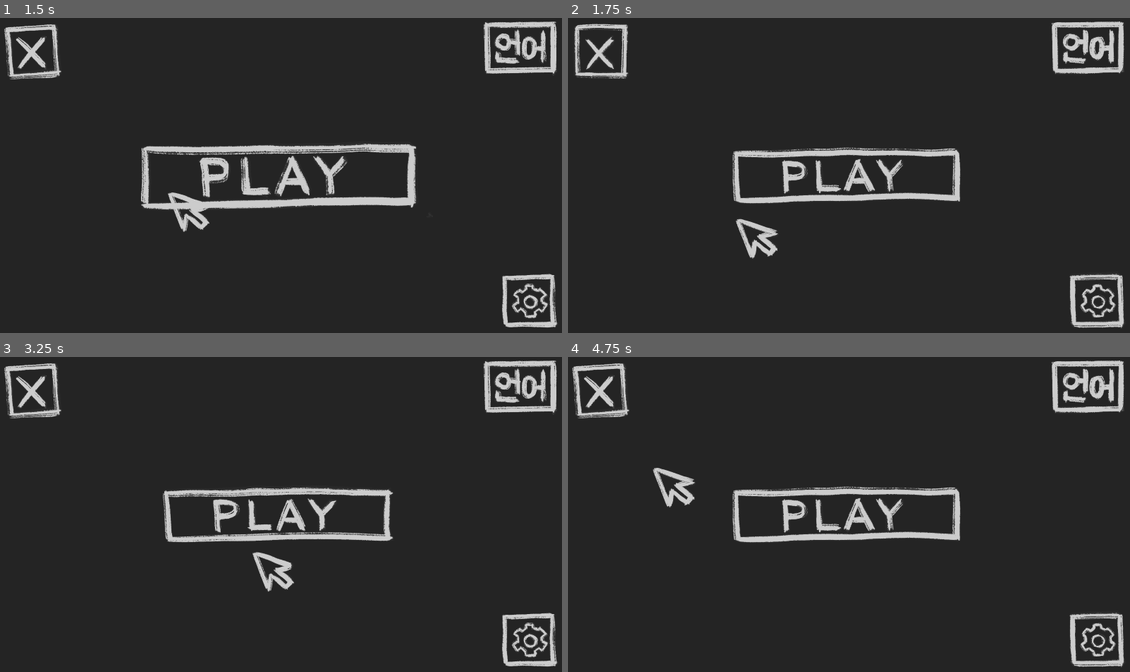
Above: before the commit, frames 1-4 (two rows, left to right).
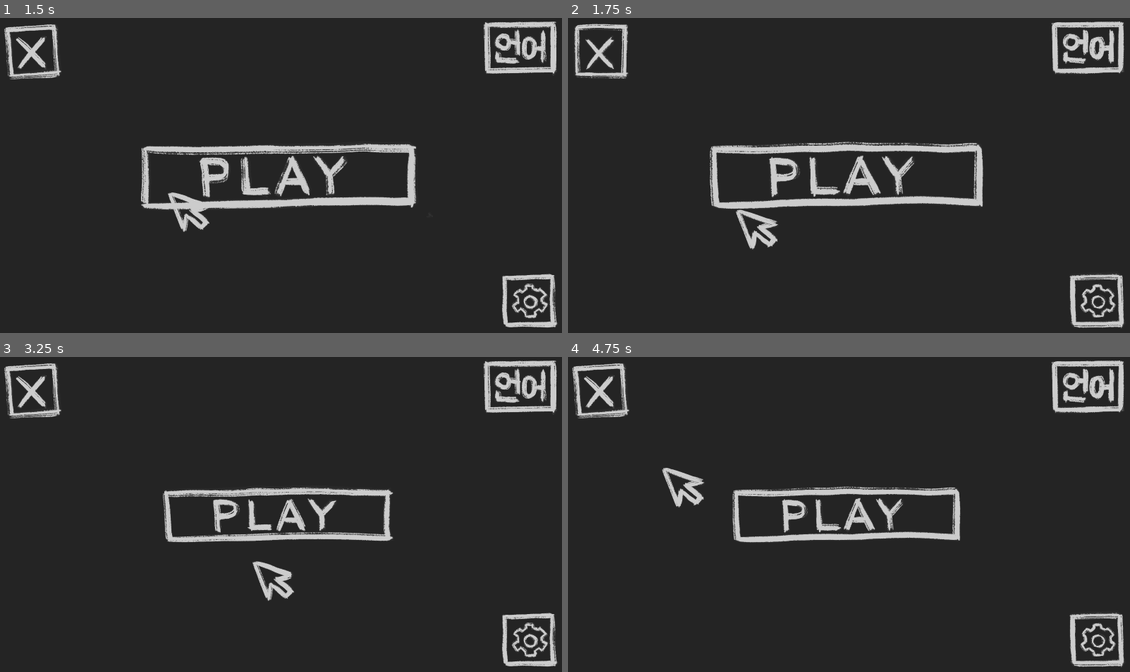
Above: after the commit, the same moments.

Repository: Floxicek/TurnMeOn-PGJ
Game: Godot game, scene res://scenes/test_tonda.tscn
The game is run twice, just before and just after one commit, with the same random seed, the same clock (stepped at 60 frames per second) and the same inputs. This scene is started directly instead of the project's main scene.
Inputs (mouse positions are in pixels of both pictures, inside the frame that each line leads up to):
- Up to frame 1 (1.5 s): move the mouse to (404, 159) at 0.52 s; hold D (RIGHT) 0.53-1.28 s; tap K (START_KEYBOARD_CONTROL) at 0.6 s; click (404, 159) at 0.8 s; move the mouse to (168, 191) at 1.27 s; hold S (DOWN) from 1.28 s (still down); click (168, 191) at 1.35 s
- Up to frame 2 (1.75 s): keep holding S (DOWN); tap K (START_KEYBOARD_CONTROL) at 1.55 s
- Up to frame 3 (3.25 s): move the mouse to (337, 445) at 2.02 s; release S (DOWN) at 2.03 s; hold D (RIGHT) 2.03-2.78 s; tap K (START_KEYBOARD_CONTROL) at 2.1, 3.05 s; click (337, 445) at 2.3 s; move the mouse to (252, 580) at 2.77 s; hold W (UP) from 2.78 s (still down); click (252, 580) at 2.85 s
- Up to frame 4 (4.75 s): move the mouse to (1017, 564) at 3.52 s; release W (UP) at 3.53 s; hold A (LEFT) from 3.53 s (still down); tap K (START_KEYBOARD_CONTROL) at 3.6, 4.55 s; click (1017, 564) at 3.8 s; move the mouse to (680, 467) at 4.27 s; click (680, 467) at 4.35 s

Frame 1 is identical in both runs. In frame 2, 5.7% of the frame differs, in the area x 25-74%, y 39-77%; in frame 3, 0.6%; in frame 4, 0.6%.

Commit message:
Improve buttons and create 2 levels

Diff:
--- a/project.godot
+++ b/project.godot
@@ -11,7 +11,7 @@
 [application]
 
 config/name="TurnMeOn"
-run/main_scene="res://scenes/test_david.tscn"
+run/main_scene="res://scenes/levels/level1.tscn"
 config/features=PackedStringArray("4.3", "GL Compatibility")
 config/icon="res://icon.svg"
 
@@ -24,6 +24,10 @@
 window/size/viewport_width=2560
 window/size/viewport_height=1440
 window/stretch/mode="viewport"
+
+[global_group]
+
+Button=""
 
 [input]
 
@@ -52,6 +56,12 @@
 "events": [Object(InputEventKey,"resource_local_to_scene":false,"resource_name":"","device":-1,"window_id":0,"alt_press …(192 unchanged characters)…
 ]
 }
+click={
+"deadzone": 0.5,
+"events": [Object(InputEventMouseButton,"resource_local_to_scene":false,"resource_name":"","device":-1,"window_id":0,"alt_pressed":false,"shift_pressed":false,"ctrl_pressed":false,"meta_pressed":false,"button_mask":1,"position":Vector2(263, 18),"global_position":Vector2(272, 60),"factor":1.0,"button_index":1,"canceled":false,"pressed":true,"double_click":false,"script":null)
+, Object(InputEventKey,"resource_local_to_scene":false,"resource_name":"","device":-1,"window_id":0,"alt_pressed":false,"shift_pressed":false,"ctrl_pressed":false,"meta_pressed":false,"pressed":false,"keycode":0,"physical_keycode":32,"key_label":0,"unicode":32,"location":0,"echo":false,"script":null)
+]
+}
 
 [rendering]
 
--- a/scenes/buttons/escape_button.tscn
+++ b/scenes/buttons/escape_button.tscn
@@ -5,9 +5,6 @@
 [ext_resource type="Texture2D" uid="uid://b1l3ux3yt747s" path="res://import_pngs/escape_button/IMG_2241.PNG" id="3_rt02j"]
 [ext_resource type="Texture2D" uid="uid://cxaptvjbtihlv" path="res://import_pngs/escape_button/IMG_2242.PNG" id="4_h7js8"]
 [ext_resource type="Texture2D" uid="uid://gf3hsglx3o3u" path="res://import_pngs/escape_button/IMG_2243.PNG" id="5_8xavi"]
-
-[sub_resource type="RectangleShape2D" id="RectangleShape2D_88n0f"]
-size = Vector2(228, 232)
 
 [sub_resource type="SpriteFrames" id="SpriteFrames_115l6"]
 animations = [{
@@ -29,14 +26,12 @@
 "speed": 5.0
 }]
 
-[node name="Node2D" type="Node2D"]
+[sub_resource type="RectangleShape2D" id="RectangleShape2D_88n0f"]
+size = Vector2(228, 232)
+
+[node name="EscapeButton" type="Area2D" groups=["Button"]]
 position = Vector2(144, 152)
 script = ExtResource("1_3vhhv")
-
-[node name="Area2D" type="Area2D" parent="."]
-
-[node name="CollisionShape2D" type="CollisionShape2D" parent="Area2D"]
-shape = SubResource("RectangleShape2D_88n0f")
 
 [node name="AnimatedSprite2D" type="AnimatedSprite2D" parent="."]
 position = Vector2(1109, 535)
@@ -44,5 +39,8 @@
 frame = 1
 frame_progress = 0.503897
 
-[connection signal="area_entered" from="Area2D" to="." method="_on_area_2d_area_entered"]
-[connection signal="area_exited" from="Area2D" to="." method="_on_area_2d_area_exited"]
+[node name="CollisionShape2D" type="CollisionShape2D" parent="."]
+shape = SubResource("RectangleShape2D_88n0f")
+
+[connection signal="area_entered" from="." to="." method="_on_area_entered"]
+[connection signal="area_exited" from="." to="." method="_on_area_exited"]
--- a/scenes/buttons/language_btn_korean.tscn
+++ b/scenes/buttons/language_btn_korean.tscn
@@ -25,7 +25,7 @@
 [sub_resource type="RectangleShape2D" id="RectangleShape2D_jc4yk"]
 size = Vector2(325, 228)
 
-[node name="LanguageBtnKorean" type="Node2D"]
+[node name="LanguageBtnKorean" type="Area2D" groups=["Button"]]
 script = ExtResource("1_tgokk")
 
 [node name="AnimatedSprite2D" type="AnimatedSprite2D" parent="."]
@@ -33,10 +33,8 @@
 sprite_frames = SubResource("SpriteFrames_3pt3y")
 frame_progress = 0.174294
 
-[node name="Area2D" type="Area2D" parent="."]
-
-[node name="CollisionShape2D" type="CollisionShape2D" parent="Area2D"]
+[node name="CollisionShape2D" type="CollisionShape2D" parent="."]
 shape = SubResource("RectangleShape2D_jc4yk")
 
-[connection signal="area_entered" from="Area2D" to="." method="_on_area_2d_area_entered"]
-[connection signal="area_exited" from="Area2D" to="." method="_on_area_2d_area_exited"]
+[connection signal="area_entered" from="." to="." method="_on_area_entered"]
+[connection signal="area_exited" from="." to="." method="_on_area_exited"]
--- a/scenes/buttons/mute_button.tscn
+++ b/scenes/buttons/mute_button.tscn
@@ -42,7 +42,7 @@
 [sub_resource type="RectangleShape2D" id="RectangleShape2D_2a11u"]
 size = Vector2(231, 236)
 
-[node name="MuteButton" type="Node2D"]
+[node name="MuteButton" type="Area2D" groups=["Button"]]
 script = ExtResource("1_tsddd")
 
 [node name="AnimatedSprite2D" type="AnimatedSprite2D" parent="."]
@@ -50,10 +50,8 @@
 sprite_frames = SubResource("SpriteFrames_xp4ok")
 animation = &"on_state"
 
-[node name="Area2D" type="Area2D" parent="."]
-
-[node name="CollisionShape2D" type="CollisionShape2D" parent="Area2D"]
+[node name="CollisionShape2D" type="CollisionShape2D" parent="."]
 shape = SubResource("RectangleShape2D_2a11u")
 
-[connection signal="area_entered" from="Area2D" to="." method="_on_area_2d_area_entered"]
-[connection signal="area_exited" from="Area2D" to="." method="_on_area_2d_area_exited"]
+[connection signal="area_entered" from="." to="." method="_on_area_entered"]
+[connection signal="area_exited" from="." to="." method="_on_area_exited"]
--- a/scenes/buttons/play_btn_korean.tscn
+++ b/scenes/buttons/play_btn_korean.tscn
@@ -25,17 +25,15 @@
 [sub_resource type="RectangleShape2D" id="RectangleShape2D_ytxjh"]
 size = Vector2(1025, 228)
 
-[node name="PlayBtnKorean" type="Node2D"]
+[node name="PlayBtnKorean" type="Area2D" groups=["Button"]]
 script = ExtResource("1_otcv8")
 
 [node name="AnimatedSprite2D" type="AnimatedSprite2D" parent="."]
 position = Vector2(-6, 287)
 sprite_frames = SubResource("SpriteFrames_5vym1")
 
-[node name="Area2D" type="Area2D" parent="."]
-
-[node name="CollisionShape2D" type="CollisionShape2D" parent="Area2D"]
+[node name="CollisionShape2D" type="CollisionShape2D" parent="."]
 shape = SubResource("RectangleShape2D_ytxjh")
 
-[connection signal="area_entered" from="Area2D" to="." method="_on_area_2d_area_entered"]
-[connection signal="area_exited" from="Area2D" to="." method="_on_area_2d_area_exited"]
+[connection signal="area_entered" from="." to="." method="_on_area_entered"]
+[connection signal="area_exited" from="." to="." method="_on_area_exited"]
--- a/scenes/buttons/play_button.tscn
+++ b/scenes/buttons/play_button.tscn
@@ -33,17 +33,15 @@
 [sub_resource type="RectangleShape2D" id="RectangleShape2D_iuhb0"]
 size = Vector2(1026, 233)
 
-[node name="PlayButton" type="Node2D"]
+[node name="PlayButton" type="Area2D" groups=["Button"]]
 script = ExtResource("1_plwsj")
 
 [node name="AnimatedSprite2D" type="AnimatedSprite2D" parent="."]
 position = Vector2(-4, 284)
 sprite_frames = SubResource("SpriteFrames_idptj")
 
-[node name="Area2D" type="Area2D" parent="."]
-
-[node name="CollisionShape2D" type="CollisionShape2D" parent="Area2D"]
+[node name="CollisionShape2D" type="CollisionShape2D" parent="."]
 shape = SubResource("RectangleShape2D_iuhb0")
 
-[connection signal="area_entered" from="Area2D" to="." method="_on_area_2d_area_entered"]
-[connection signal="area_exited" from="Area2D" to="." method="_on_area_2d_area_exited"]
+[connection signal="area_entered" from="." to="." method="_on_area_entered"]
+[connection signal="area_exited" from="." to="." method="_on_area_exited"]
--- a/scenes/buttons/settings_button.tscn
+++ b/scenes/buttons/settings_button.tscn
@@ -25,7 +25,7 @@
 [sub_resource type="RectangleShape2D" id="RectangleShape2D_hwcgt"]
 size = Vector2(234.75, 233)
 
-[node name="SettingsButton" type="Node2D"]
+[node name="SettingsButton" type="Area2D" groups=["Button"]]
 script = ExtResource("1_mc8bv")
 
 [node name="AnimatedSprite2D" type="AnimatedSprite2D" parent="."]
@@ -33,10 +33,8 @@
 sprite_frames = SubResource("SpriteFrames_b5108")
 frame_progress = 0.837495
 
-[node name="Area2D" type="Area2D" parent="."]
-
-[node name="CollisionShape2D" type="CollisionShape2D" parent="Area2D"]
+[node name="CollisionShape2D" type="CollisionShape2D" parent="."]
 shape = SubResource("RectangleShape2D_hwcgt")
 
-[connection signal="area_entered" from="Area2D" to="." method="_on_area_2d_area_entered"]
-[connection signal="area_exited" from="Area2D" to="." method="_on_area_2d_area_exited"]
+[connection signal="area_entered" from="." to="." method="_on_area_entered"]
+[connection signal="area_exited" from="." to="." method="_on_area_exited"]
--- a/scenes/cursor_object.tscn
+++ b/scenes/cursor_object.tscn
@@ -34,3 +34,6 @@
 [node name="AnimatedSprite2D" type="AnimatedSprite2D" parent="."]
 position = Vector2(-400, -2)
 sprite_frames = SubResource("SpriteFrames_oad18")
+
+[connection signal="area_entered" from="." to="." method="_on_area_entered"]
+[connection signal="area_exited" from="." to="." method="_on_area_exited"]
--- /dev/null
+++ b/scenes/levels/level1.tscn
@@ -0,0 +1,29 @@
+[gd_scene load_steps=7 format=3 uid="uid://exy7jj4nb5t0"]
+
+[ext_resource type="Script" path="res://scenes/levels/level_1.gd" id="1_jo5db"]
+[ext_resource type="PackedScene" uid="uid://d4m0lti4ef8bb" path="res://scenes/cursor_object.tscn" id="1_p2dli"]
+[ext_resource type="PackedScene" uid="uid://f0k535wjbhob" path="res://scenes/buttons/escape_button.tscn" id="2_xj2gm"]
+[ext_resource type="PackedScene" uid="uid://cguwqv4xmawl2" path="res://scenes/buttons/language_btn_korean.tscn" id="3_60q7a"]
+[ext_resource type="PackedScene" uid="uid://bb0vlrhpg536j" path="res://scenes/buttons/play_button.tscn" id="4_et1lr"]
+[ext_resource type="PackedScene" uid="uid://dofhmkti2cult" path="res://scenes/buttons/settings_button.tscn" id="5_w1lfe"]
+
+[node name="Level1" type="Node2D"]
+script = ExtResource("1_jo5db")
+
+[node name="CursorObject" parent="." instance=ExtResource("1_p2dli")]
+keyboard_max_speed = 40.0
+keyboard_acceleration = 10.0
+keyboard_decceleration = 25.0
+
+[node name="EscapeButton" parent="." instance=ExtResource("2_xj2gm")]
+
+[node name="LanguageBtnKorean" parent="." instance=ExtResource("3_60q7a")]
+position = Vector2(2363, 134)
+
+[node name="PlayButton" parent="." instance=ExtResource("4_et1lr")]
+position = Vector2(1263, 716)
+
+[node name="SettingsButton" parent="." instance=ExtResource("5_w1lfe")]
+position = Vector2(2400, 1282)
+
+[connection signal="pressed" from="PlayButton" to="." method="_on_play_button_pressed"]
--- /dev/null
+++ b/scenes/levels/level2.tscn
@@ -0,0 +1,40 @@
+[gd_scene load_steps=8 format=3 uid="uid://e60ne01pkfcq"]
+
+[ext_resource type="Script" path="res://scenes/levels/level_1.gd" id="1_ow5tb"]
+[ext_resource type="PackedScene" uid="uid://d4m0lti4ef8bb" path="res://scenes/cursor_object.tscn" id="2_2pj2o"]
+[ext_resource type="PackedScene" uid="uid://f0k535wjbhob" path="res://scenes/buttons/escape_button.tscn" id="3_xx7sp"]
+[ext_resource type="PackedScene" uid="uid://cguwqv4xmawl2" path="res://scenes/buttons/language_btn_korean.tscn" id="4_t1c6i"]
+[ext_resource type="PackedScene" uid="uid://bb0vlrhpg536j" path="res://scenes/buttons/play_button.tscn" id="5_5wj74"]
+[ext_resource type="PackedScene" uid="uid://dofhmkti2cult" path="res://scenes/buttons/settings_button.tscn" id="6_iptoi"]
+[ext_resource type="Theme" uid="uid://73qrmdmoxyfa" path="res://theme.tres" id="7_ngyyr"]
+
+[node name="Level1" type="Node2D"]
+script = ExtResource("1_ow5tb")
+
+[node name="CursorObject" parent="." instance=ExtResource("2_2pj2o")]
+is_keyboard_mode = true
+keyboard_max_speed = 40.0
+keyboard_acceleration = 10.0
+keyboard_decceleration = 25.0
+
+[node name="EscapeButton" parent="." instance=ExtResource("3_xx7sp")]
+
+[node name="LanguageBtnKorean" parent="." instance=ExtResource("4_t1c6i")]
+position = Vector2(2363, 134)
+
+[node name="PlayButton" parent="." instance=ExtResource("5_5wj74")]
+position = Vector2(1263, 716)
+
+[node name="SettingsButton" parent="." instance=ExtResource("6_iptoi")]
+position = Vector2(2400, 1282)
+
+[node name="Label" type="Label" parent="."]
+offset_left = 975.0
+offset_top = 348.0
+offset_right = 1610.0
+offset_bottom = 553.0
+theme = ExtResource("7_ngyyr")
+theme_override_font_sizes/font_size = 136
+text = "LEVEL two"
+horizontal_alignment = 1
+vertical_alignment = 1
--- /dev/null
+++ b/scenes/levels/level_1.gd
@@ -0,0 +1,6 @@
+extends Node2D
+
+
+func _on_play_button_pressed() -> void:
+	print("first scene button pressed")
+	SceneManager.change_scene("res://scenes/levels/level2.tscn")
--- a/scripts/button.gd
+++ b/scripts/button.gd
@@ -1,23 +1,24 @@
 extends Node2D
 
+signal hover_start
+signal hover_stopped
+signal pressed
 
-# Called when the node enters the scene tree for the first time.
+
 func _ready():
 	$AnimatedSprite2D.play()
 
-# Called every frame. 'delta' is the elapsed time since the previous frame.
-func _process(delta):
-	pass
 
-
-func _on_area_2d_area_entered(area):
+func _on_area_entered(area):
 	if area is Cursor_object:
+		hover_start.emit(area)
 		var tween = get_tree().create_tween()
 		tween.tween_property(self, "scale", Vector2(1.2, 1.2), .05)
 		tween.set_trans(Tween.TRANS_CUBIC)
 
-func _on_area_2d_area_exited(area):
+func _on_area_exited(area) -> void:
 	if area is Cursor_object:
+		hover_stopped.emit(area)
 		var tween = get_tree().create_tween()
 		tween.tween_property(self, "scale", Vector2(1, 1), .05)
 		tween.set_trans(Tween.TRANS_CUBIC)
--- a/scripts/cursor_object_script.gd
+++ b/scripts/cursor_object_script.gd
@@ -7,6 +7,9 @@
 @export var keyboard_max_speed: float = 10
 @export var keyboard_acceleration: float = 4
 @export var keyboard_decceleration: float = 10
+
+
+var buttons = []
 
 # Called when the node enters the scene tree for the first time.
 func _ready() -> void:
@@ -49,3 +52,20 @@
 
 func stop_controlling_mouse_with_keyboard():
 	is_keyboard_mode = false
+
+
+func _input(event: InputEvent) -> void:
+	if event.is_action("START_KEYBOARD_CONTROL"):
+		stop_controlling_mouse_with_keyboard() if is_keyboard_mode else start_controlling_mouse_with_keyboard()
+	elif event.is_action("click"):
+		for b in buttons:
+			if b.is_in_group("Button"):
+				b.pressed.emit()
+
+func _on_area_entered(area: Area2D) -> void:
+	buttons.append(area)
+
+
+func _on_area_exited(area: Area2D) -> void:
+	if area in buttons:
+		buttons.erase(area)
--- a/scripts/mute_button.gd
+++ b/scripts/mute_button.gd
@@ -10,16 +10,15 @@
 func _process(delta: float) -> void:
 	pass
 
+func push(callable: Callable):
+	$AnimatedSprite2D.play("on_state") if is_on else $AnimatedSprite2D.play("off_state")
 
-func _on_area_2d_area_entered(area):
-	if area is Cursor_object:
+
+func _on_area_entered(area: Area2D) -> void:
+	if area.is_in_group("Button"):
 		scale = Vector2(1.2, 1.2)
 
 
-func _on_area_2d_area_exited(area):
-	if area is Cursor_object:
+func _on_area_exited(area: Area2D) -> void:
+	if area.is_in_group("Button"):
 		scale = Vector2(1, 1)
-
-
-func push(callable: Callable):
-	$AnimatedSprite2D.play("on_state") if is_on else $AnimatedSprite2D.play("off_state")
Not shown: 1 places in scenes/cursor_object.tscn that only renumber resources
